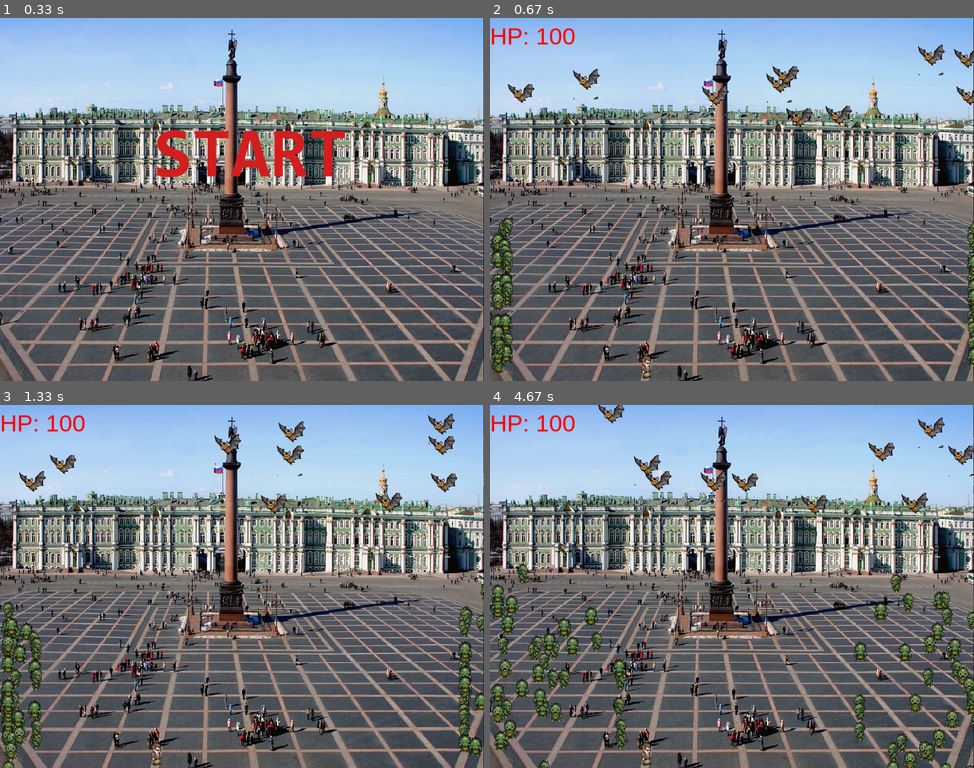
Above: before the commit, frames 1-4 (two rows, left to right).
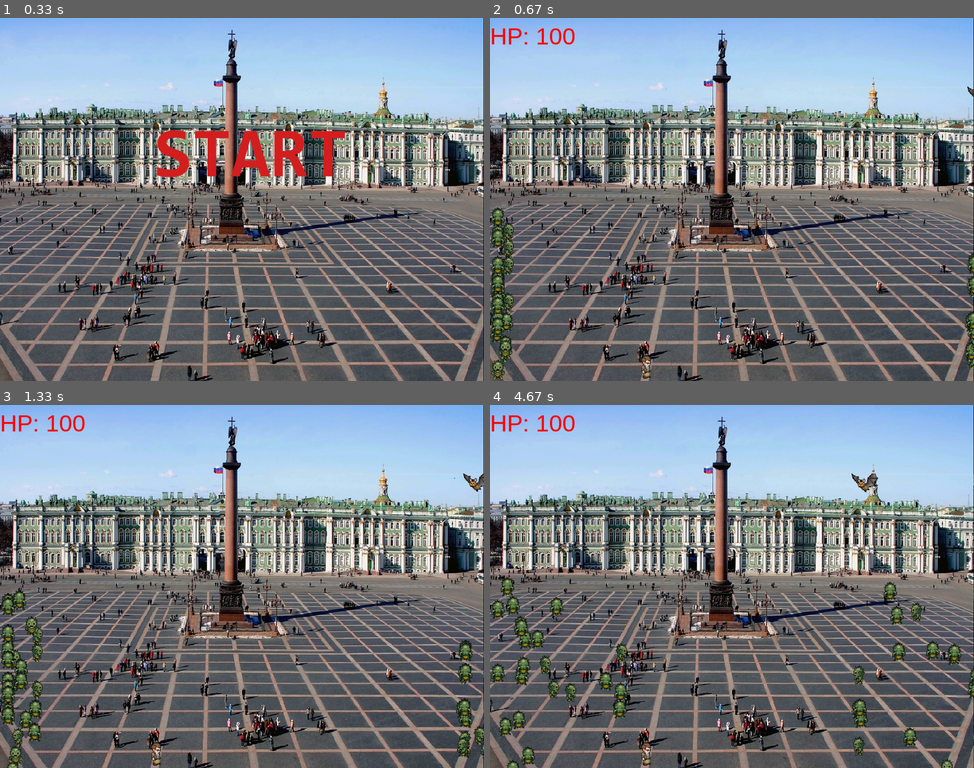
Above: after the commit, the same moments.

Repository: livington/PetersburgVampires
Game: pygame game, started from main.py
Two runs of this game, one before a commit and one after it. Both use one fixed random seed, a clock stepped at 60 frames per second and the inputs below.
Inputs:
- Up to frame 1 (0.33 s): no input
- Up to frame 2 (0.67 s): tap Keypad Enter at 0.33 s
- Up to frame 3 (1.33 s): no input
- Up to frame 4 (4.67 s): no input

Frame 1 is identical in both runs. In frame 2, 3.3% of the frame differs, in the area x 0-100%, y 7-100%; in frame 3, 5.3%; in frame 4, 9.3%, in the area x 0-100%, y 0-100%.

Commit message:
A lot of changes lol, including interface of interction between all objects

Diff:
--- a/Constants.py
+++ b/Constants.py
@@ -23,6 +23,7 @@
 DEAD = 1
 MOVE = 3
 STOP = -1
+CATCH = 4
 
 """base game state constants"""
 FIRST_ENTER = 0
@@ -47,9 +48,11 @@
 VAMPIRE_SIZE = [64, 64]
 ZOMBIE_SIZE = [32, 64]
 
+ZOMBIES_AMOUNT = 50
+
 PLAYER_SPEED = 5
 VAMPIRE_SPEED = 2
-ZOMBIE_SPEED = 1
+ZOMBIE_SPEED = 2
 
 PLAYER_PNG_PATH = "data/player.png"
 BAT_PNG_PATH = "data/vampire2.png"
@@ -62,3 +65,6 @@
 VAMPIRE_ZONE = [[0, SCREEN_WIDTH], [0, SCREEN_HEIGHT/4]]
 
 GRAD_TO_RAD = 0.0174533
+
+MSG_CHANGE_DIRECTION = 1
+MSG_ATACK_PLAYER = 2
--- a/Persons.py
+++ b/Persons.py
@@ -2,6 +2,7 @@
 from lib import *
 import numpy as np
 from numpy.linalg import norm
+from collections import deque
 
 """
 class Persons общий класс для всех персонажей, последующие классы наследуются от него, имеет общие атрибуты
@@ -32,6 +33,9 @@
         """test NumPy"""
         self.direction_np = random.choice([LEFT_np, RIGHT_np, UP_np, DOWN_np])
         self.position_np = np.array([start_position[X], start_position[Y]])
+        """test view zone"""
+        self.visible_objects = None
+        self.input_msg = deque()
         """adding persons images: images[НАПРАВЛЕНИЕ][ВИД АНИМАЦИИ]"""
         temp = pygame.image.load(image_path).convert_alpha()
         for i in range(len([RIGHT, DOWN, LEFT, UP])):
@@ -46,6 +50,34 @@
     def render_ui(self, screen):
         pass
 
+    """Test check visible obj or not"""
+    def check_obj(self, obj):
+
+        # vec_distance = obj.position_np - self.position_np
+        # vec_enemy_view = np.dot(vec_distance, self.direction_np)
+        #
+        limit = [[self.position_np[X] - 200, self.position_np[X] + 200],
+                 [self.position_np[Y] - 200, self.position_np[Y] + 200]]
+
+        if obj.name not in self.visible_objects:
+            if limit[X][MIN] < obj.position_np[X] < limit[X][MAX]:
+                if limit[Y][MIN] < obj.position_np[Y] < limit[Y][MAX]:
+                    # self.visible_objects.append(obj.name)
+                    pass
+        else:
+            if (limit[X][MIN] < obj.position_np[X] < limit[X][MAX]) or (limit[Y][MIN] < obj.position_np[Y] < limit[Y][MAX]) is False:
+                # self.visible_objects.remove(obj.name)
+                pass
+
+    def get_visible_obj(self, sub):
+        limit = [[self.position_np[X] - 200, self.position_np[X] + 200],
+                 [self.position_np[Y] - 200, self.position_np[Y] + 200]]
+
+        if limit[X][MIN] < sub.position_np[X] < limit[X][MAX] and limit[Y][MIN] < sub.position_np[Y] < limit[Y][MAX]:
+            self.visible_objects = sub
+        else:
+            self.visible_objects = None
+
     """check motion ability"""
     def check_ability_to_move(self):
         if np.dot(self.direction_np, LEFT_np) == 1:
@@ -90,7 +122,7 @@
         else:
             return False
 
-    def __delete__(self, instance):
+    def reaction(self):
         pass
 
 """
@@ -108,10 +140,10 @@
                  game_zone=GAME_ZONE_DEFAULT,
                  name="Player"):
         Persons.__init__(self, image_path, image_size, speed, start_position, game_zone, name)
-
-    # The keyboard processing
-    def motions(self, event):
-        if event.type == pygame.KEYDOWN and event.key in [pygame.K_UP,
+        self.event = pygame.event
+
+    def motions(self):
+        if self.event.type == pygame.KEYDOWN and self.event.key in [pygame.K_UP,
                                                           pygame.K_DOWN,
                                                           pygame.K_RIGHT,
                                                           pygame.K_LEFT]:
@@ -127,20 +159,20 @@
             pygame.K_RIGHT - 273 = RIGHT
             pygame.K_LEFT - 273 - LEFT
             """
-            self.direction_np = dir_base_to_vec(event.key - 273)
+            self.direction_np = dir_base_to_vec(self.event.key - 273)
             Persons.motions(self)
 
-        if event.type == pygame.KEYUP \
-                and event.key in [pygame.K_RIGHT, pygame.K_DOWN, pygame.K_LEFT, pygame.K_UP]:
+        if self.event.type == pygame.KEYUP \
+                and self.event.key in [pygame.K_RIGHT, pygame.K_DOWN, pygame.K_LEFT, pygame.K_UP]:
                 self.state = STOP
 
-"""
-class Enemy is basic class for all enemies, пока просто переопределил инициализацию,
-и установил дефолтные значения для изображения
-"""
-
 
 class Enemy(Persons):
+    """
+    class Enemy is basic class for all enemies, пока просто переопределил инициализацию,
+    и установил дефолтные значения для изображения
+    """
+
     def __init__(self, damage=0.05,
                  image_path=BAT_PNG_PATH,
                  image_size=VAMPIRE_SIZE,
@@ -151,16 +183,17 @@
         Persons.__init__(self, image_path, image_size, speed, start_position, game_zone, name)
         self.damage = damage
 
-    """ by default enemies goes from edge to edge, and spin randomly"""
-    def motions(self):
+    def motions(self):
+        """ by default enemies goes from edge to edge, and spin randomly"""
+
         if random.randint(0, 100) == 5:
             self.direction_np = random.choice([LEFT_np, RIGHT_np, UP_np, DOWN_np])
         if Persons.motions(self) is False:
             self.direction_np = -1*self.direction_np
 
-    """загатовка для атаки, каждую секунду уменьшае хп на велечинну урона для объекта"""
     def punch(self, player):
-        # if time.time() % 1 <= 0.01:
+        """загатовка для атаки, каждую секунду уменьшае хп на велечинну урона для объекта"""
+
         player.HP -= self.damage
         print(player.HP)
 
@@ -190,27 +223,40 @@
         self.catch = catch
         self.damage_zone = self.catch/5
 
-    """test example for Zombies motions"""
-    def motions(self, player):
-
-        vec_distance = player.position_np - (self.position_np - 5)
-        vec_enemy_view = np.dot(vec_distance, self.direction_np)
-
-        """if Zombie see Player it will be move and won't change his direction"""
-        if vec_enemy_view > 0 and norm(vec_distance, 2) <= self.catch:
-            self.take_step()
-        # If zombie doesn't see Player it will turn to player
-        elif self.damage_zone < norm(vec_distance, 2) <= self.catch:
-            # a trying to turn right
-            temp = np.dot(self.direction_np.T, MTX_TURN_RIGHT)
-            if np.dot(temp, player.position_np - self.position_np) > 0:
-                # if it ok we will save temp to enemy's direction
-                self.direction_np = temp
-            else:
-                # either turn to left
-                self.direction_np = -1*temp
-        # if player are in damage zone Zombie will attack it
-        elif norm(vec_distance, 2) < self.damage_zone:
-            self.punch(player)
-        else:
+    def motions(self):
+        """test example for Zombies motions"""
+
+        if self.state is not CATCH:
             Enemy.motions(self)
+
+    def reaction(self):
+        """Get a reaction depending of a type of visible object"""
+
+        if type(self.visible_objects) is Player:
+            vec_distance = self.visible_objects.position_np - (self.position_np - 5)
+            vec_enemy_view = np.dot(vec_distance, self.direction_np)
+            """if Zombie see Player it will be move and won't change his direction"""
+            if vec_enemy_view > 0 and norm(vec_distance, 2) <= self.catch:
+                self.state = CATCH
+            # If zombie doesn't see Player it will turn to player
+            elif self.damage_zone < norm(vec_distance, 2) <= self.catch:  # a trying to turn right
+                temp = np.dot(self.direction_np.T, MTX_TURN_RIGHT)
+                if np.dot(temp, self.visible_objects.position_np - self.position_np) > 0:
+                    # if it ok we will save temp to enemy's direction
+                    self.direction_np = temp
+                else:
+                    self.direction_np = -1 * temp  # either turn to left
+            # if player are in damage zone Zombie will attack him
+            elif norm(vec_distance, 2) < self.damage_zone:
+                self.punch(self.visible_objects)
+            # pass
+        elif type(self.visible_objects) is Zombie and self.state is not CATCH:
+            vec_distance = self.visible_objects.position_np - self.position_np
+            vec_enemy_view = np.dot(vec_distance, self.direction_np)
+            """if Zombie see Player it will be move and won't change his direction"""
+            if vec_enemy_view > 0 and norm(vec_distance, 2) <= 5:
+                self.direction_np = -1 * self.direction_np
+                self.visible_objects.direction_np = -1 * self.visible_objects.direction_np
+            self.state = MOVE
+        else:
+            self.state = MOVE
--- a/lib.py
+++ b/lib.py
@@ -44,3 +44,13 @@
         return LEFT_np
     else:
         return False
+
+
+def get_visible_obj(main, sub):
+    limit = [[main.position_np[X] - 200, main.position_np[X] + 200],
+             [main.position_np[Y] - 200, main.position_np[Y] + 200]]
+
+    if limit[X][MIN] < sub.position_np[X] < limit[X][MAX] and limit[Y][MIN] < sub.position_np[Y] < limit[Y][MAX]:
+        main.visible_objects = sub
+    else:
+        main.visible_objects = None
--- a/main.py
+++ b/main.py
@@ -11,9 +11,9 @@
         self.background = pygame.image.load(BACK_GROUND_PATH)
         self.running = True
         self.state = FIRST_ENTER
-
-        # self.add_enemies()
-        # self.main_loop()
+        self.all_objects = []
+        # self.all_objects.append(self.player)
+        """init pygame"""
         pygame.init()
         pygame.font.init()
         self.font = pygame.font.Font('C:\Windows\Fonts\Arial.TTF', 50)
@@ -25,8 +25,9 @@
             if self.state == FIRST_ENTER:
                 if event.type == pygame.KEYDOWN and event.key == pygame.K_KP_ENTER:
                     self.state = GAME
+                    self.player.event = event
             elif self.state == GAME:
-                self.player.motions(event)
+                self.player.event = event
             elif self.state == END:
                 if event.type == pygame.KEYDOWN:
                     if event.key == pygame.K_KP_ENTER:
@@ -35,61 +36,75 @@
                         self.running = False
 
     def render(self):
-        # rendering
+        """rendering"""
         self.screen.blit(self.background, (0, 0))
 
+        """work with ever game state"""
         if self.state == FIRST_ENTER:
+            """welcome screen))"""
             self.screen.blit(pygame.image.load(START_BUTTON_PATH), (SCREEN_WIDTH / 5, SCREEN_HEIGHT / 8))
         elif self.state == GAME:
-            for enemy in self.enemies:
-                enemy.render(self.screen)
-            self.player.render(self.screen)
-
+            """rendering enemies and player"""
+            for obj in self.all_objects:
+                obj.render(self.screen)
+            # self.player.render(self.screen)
+            """rendering HP status"""
             text = self.font.render("HP: " + str(self.player.HP), True, (255, 0, 0))
             self.screen.blit(text, (0, 10))
         elif self.state == END:
+            """The end screen"""
             self.screen.blit(pygame.image.load(END_BUTTON_PATH), (SCREEN_WIDTH / 5, SCREEN_HEIGHT / 8))
 
         pygame.display.flip()
 
     def add_enemies(self):
-        # Добавил летучих мышей)
-        for i in range(10):
-            self.enemies.append(Bat(start_position=[random.randint(0, SCREEN_WIDTH), random.randint(0, 200)]))
-        # Добавил зомбарей)
-        zombies_amount = 80
-        for i in range(zombies_amount):
-            self.enemies.append(Zombie(start_position=[SCREEN_WIDTH*int(i > zombies_amount / 2),
+        """add all enemies"""
+
+        for i in range(1):
+            self.all_objects.append(Bat(start_position=[random.randint(0, SCREEN_WIDTH), random.randint(0, 200)]))
+        """adding zombies, half to left side and half to other"""
+        for i in range(ZOMBIES_AMOUNT):
+            self.all_objects.append(Zombie(name="zombie " + str(i), start_position=[SCREEN_WIDTH*int(i > ZOMBIES_AMOUNT / 2),
                                                        random.randint(400, 700)]))
+        # self.all_objects.extend(self.enemies)
+
+    """check all objects"""
+    def check_all_objects(self):
+        for main_obj in self.enemies:
+            for sub_obj in self.enemies:
+                # if sub_obj not in main_obj.visible_objects:
+                main_obj.check_obj(sub_obj)
+                # pass
 
     def check_player_hp(self):
         if self.player.HP <= 0:
             self.state = END
 
     def main_loop(self):
-        # Основной цикл программы
+        """Основной цикл программы"""
+
         old_k_delay, old_k_interval = pygame.key.get_repeat()
         pygame.key.set_repeat(50, 50)
-        # self.font = pygame.font.Font(None, 25)
         try:
             while self.running is True:
-                # self.player.motions()
-                # self.check_player_hp()
                 self.render()
                 self.handle_events()
 
                 if self.state == GAME:
                     if old_state in [FIRST_ENTER, END]:
                         self.player.HP = MAX_HP
+                        self.all_objects.append(self.player)
                         self.add_enemies()
-                    for enemy in self.enemies:
-                        if enemy.name == "Zombie":
-                            enemy.motions(self.player)
-                        else:
-                            enemy.motions()
+                    for main_obj in self.all_objects:
+                        for sub_obj in self.all_objects:
+                            if main_obj is not sub_obj:
+                                main_obj.get_visible_obj(sub_obj)
+                                main_obj.reaction()
+                        main_obj.motions()
                     self.check_player_hp()
+                    pygame.display.flip()
                 elif self.state == END:
-                    self.enemies = []
+                    self.all_objects = []
 
                 old_state = self.state
         finally:
